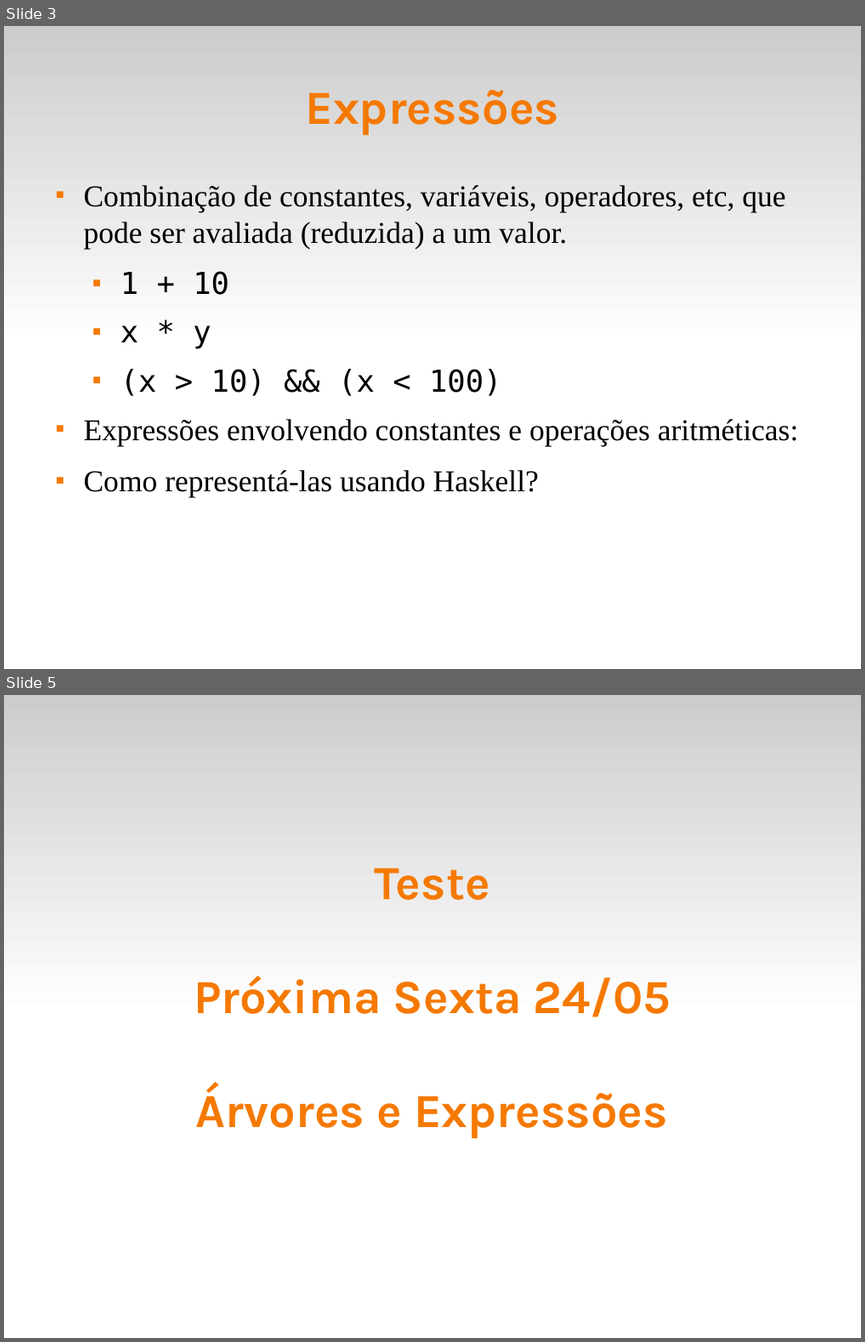
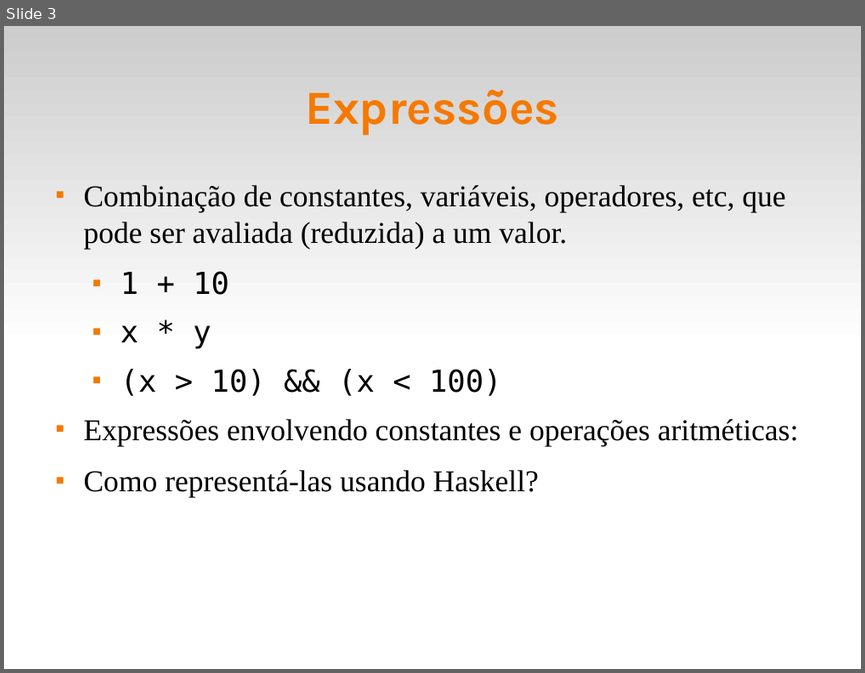
Before and after one commit to fsantanna-uerj/EDL, a slide deck: slides/edl-11-lang.odp. Shown one above the other, each under a label of ours: slides 3 and 5 before the commit, slide 3 after it; the slides between them are not shown. The pictures are 865x1342 and 865x673 pixels, drawn with LibreOffice and Linux fonts; fonts in the diff are those of the drawing. Boxes give left, top, right and bottom in pixels: in the first picture for what was removed or moved away, otherwise in the second. Text is boxed around its words. In the diff, an @@ line names an element or a change of style, - is before the commit and + after.

```diff
--- a/slides/edl-11-lang.odp
+++ b/slides/edl-11-lang.odp
@@ slide 5 removed at <box>4,695,861,1338</box>, background #FFFFFF; not listed: 1 template element that a slide beside it also shows @@
@@ title removed at <box>194,868,670,1139</box> @@
-Teste
-Próxima Sexta 24/05
-Árvores e Expressões
```
Also in this commit, not shown: 1 slide changed, 4 slides added, 2 other files.
